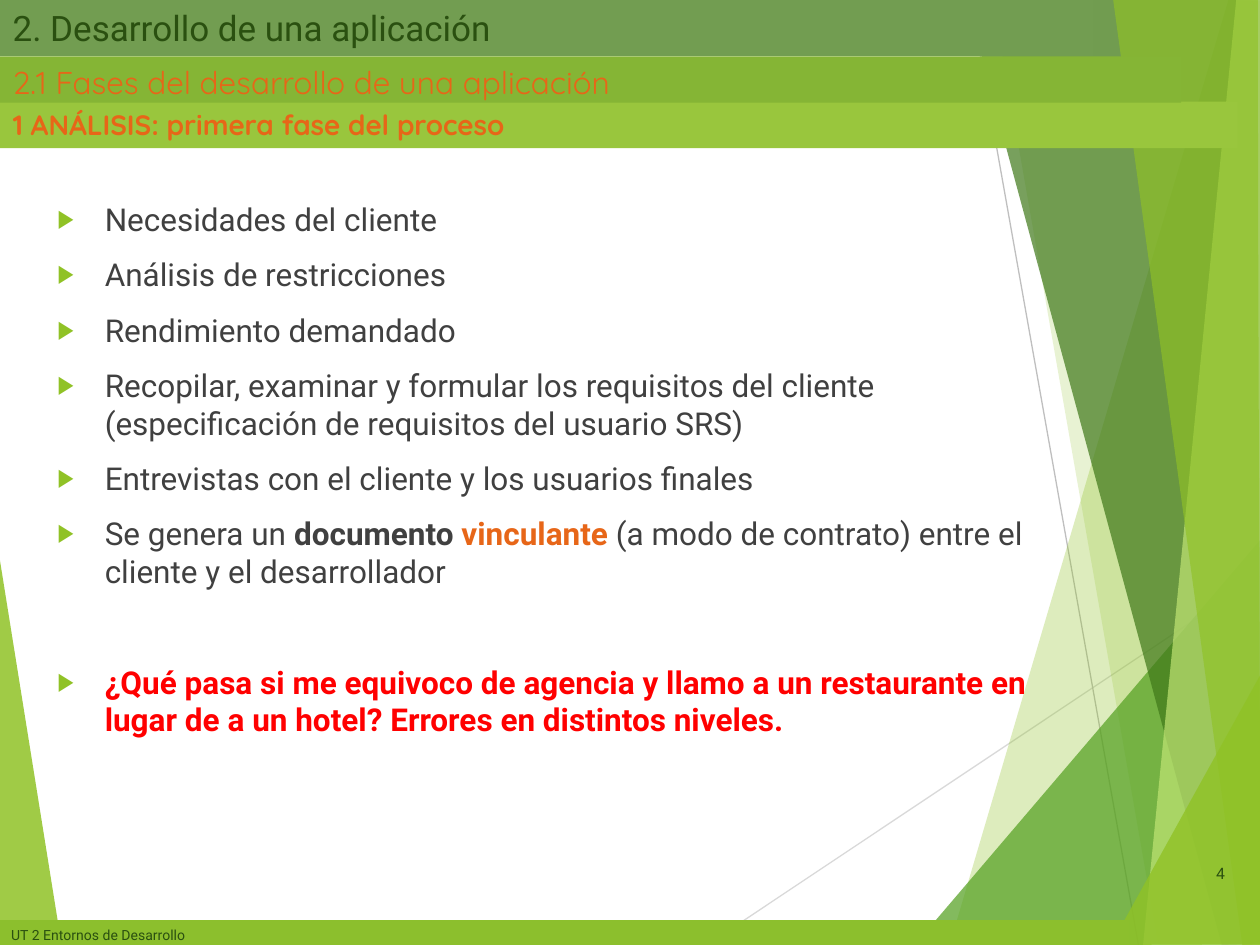
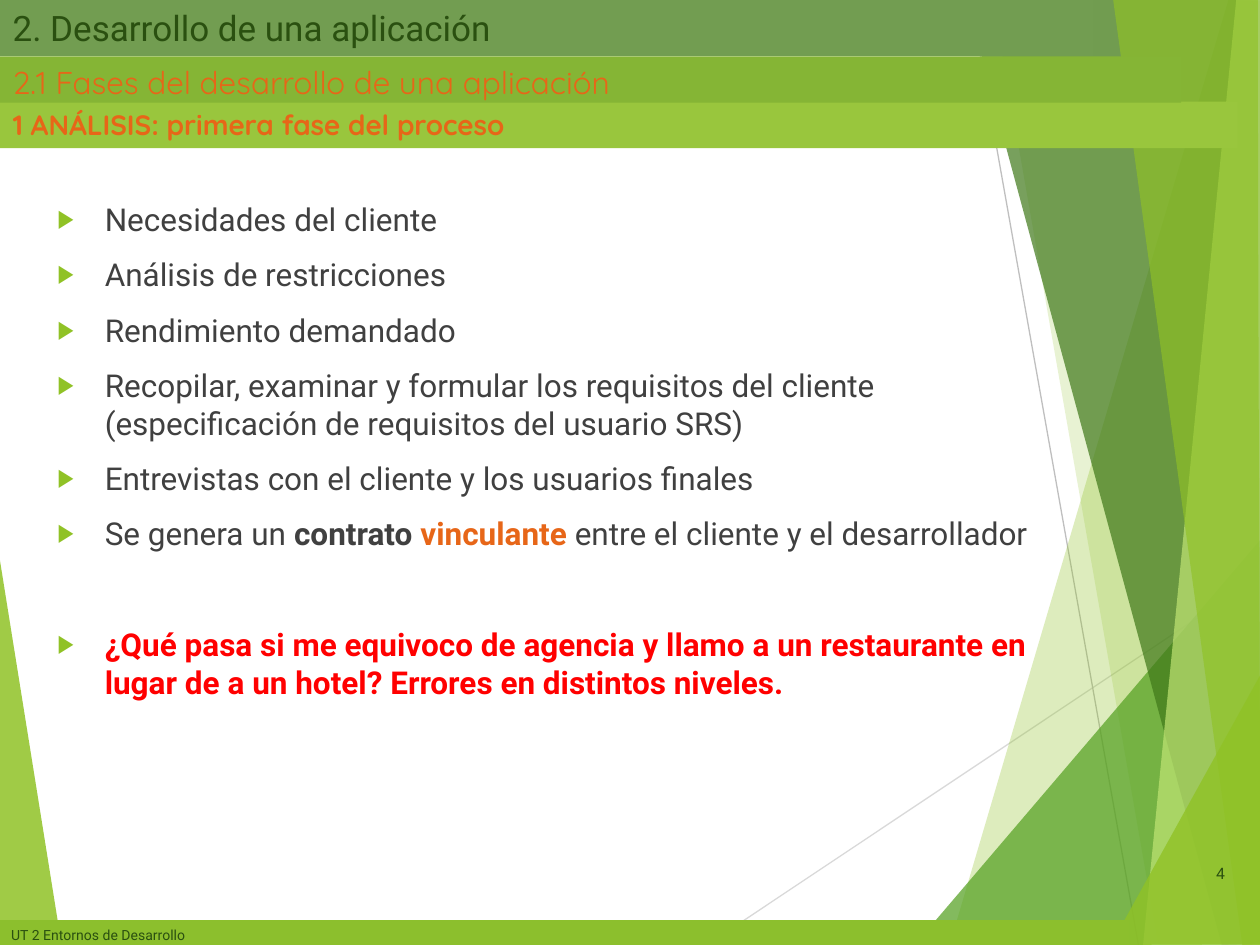
Before and after one commit to miGUITel/ED, a slide deck: slide 4 of 00 PRESENTACIONES compartida alumnos/ED01b - Ingeniería de software.pptx. Drawn at 1260x945 pixels with LibreOffice and Linux fonts; fonts in the diff are those of the drawing. Boxes give left, top, right and bottom in pixels: in the first picture for what was removed or moved away, otherwise in the second. Text is boxed around its words. In the diff, an @@ line names an element or a change of style, - is before the commit and + after.

```diff
--- a/00 PRESENTACIONES compartida alumnos/ED01b - Ingeniería de software.pptx
+++ b/00 PRESENTACIONES compartida alumnos/ED01b - Ingeniería de software.pptx
@@ text at (x1=105, y1=521, x2=1028, y2=552): text changed @@
-▶ Se genera un documento vinculante (a modo de contrato) entre el cliente y el desarrollador
+▶ Se genera un contrato vinculante entre el cliente y el desarrollador
```
Also in this commit, not shown: 3 other slides changed, 3 other files.
